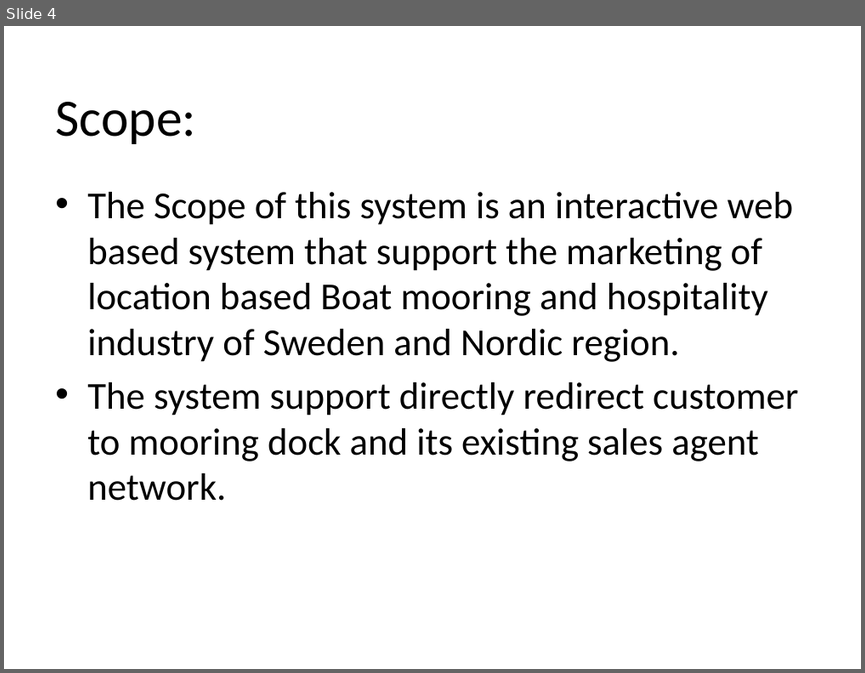
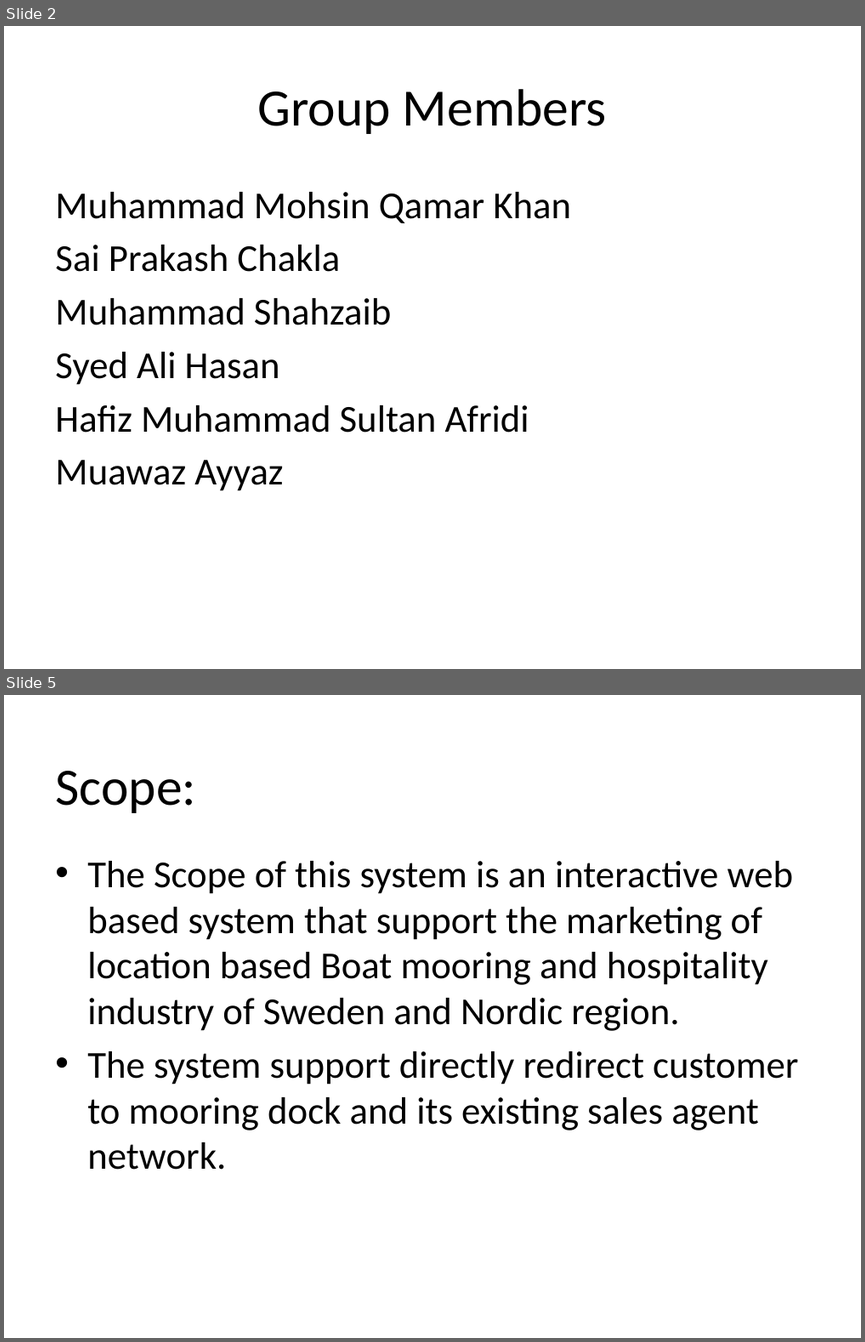
Before and after one commit to alihsn2010/REDocument, a slide deck: Software Requirement Engineering and product management.pptx. Shown one above the other, each under a label of ours: slide 4 before the commit, slides 2 and 5 after it; the slides between them are not shown. The pictures are 865x673 and 865x1342 pixels, drawn with LibreOffice and Linux fonts; fonts in the diff are those of the drawing. Boxes give left, top, right and bottom in pixels: in the first picture for what was removed or moved away, otherwise in the second. Text is boxed around its words. In the diff, an @@ line names an element or a change of style, - is before the commit and + after.

```diff
--- a/Software Requirement Engineering and product management.pptx
+++ b/Software Requirement Engineering and product management.pptx
@@ slide 2 added at [4, 26, 861, 669], background #FFFFFF @@
@@ title added at [258, 89, 607, 134], 44 pt, text #000000 @@
+Group Members
@@ text added at [55, 192, 571, 491], 32 pt, text #000000 @@
+Muhammad Mohsin Qamar Khan
+Sai Prakash Chakla
+Muhammad Shahzaib
+Syed Ali Hasan
+Hafiz Muhammad Sultan Afridi
+Muawaz Ayyaz
@@ what was slide 4 is now slide 5 @@
```
Also in this commit, not shown: 4 slides changed, 20 other slides added, 2 slides removed.
